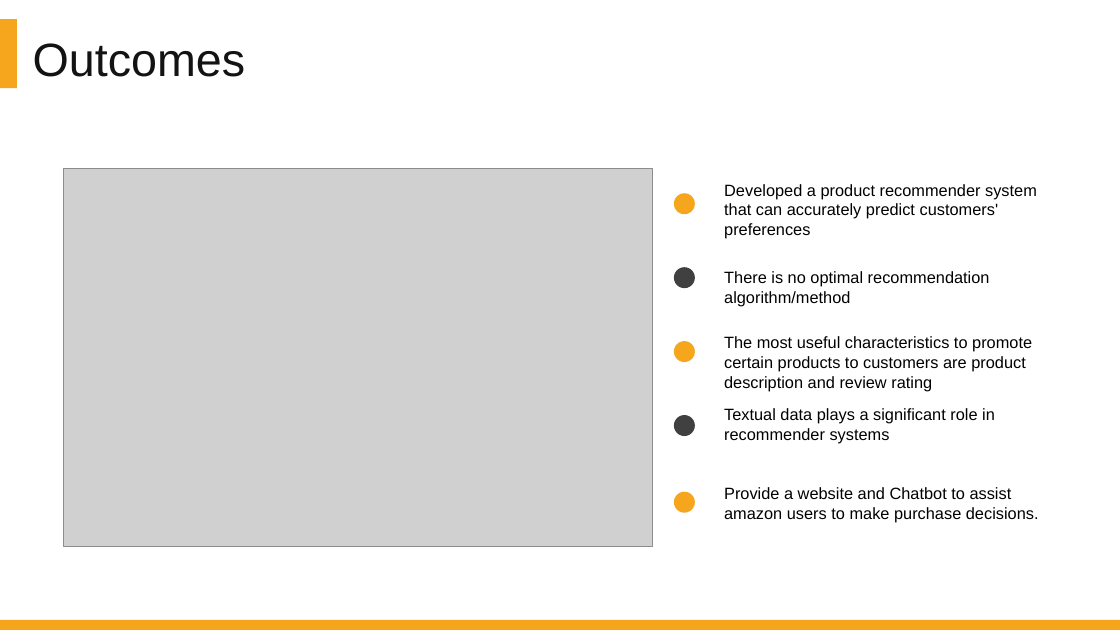
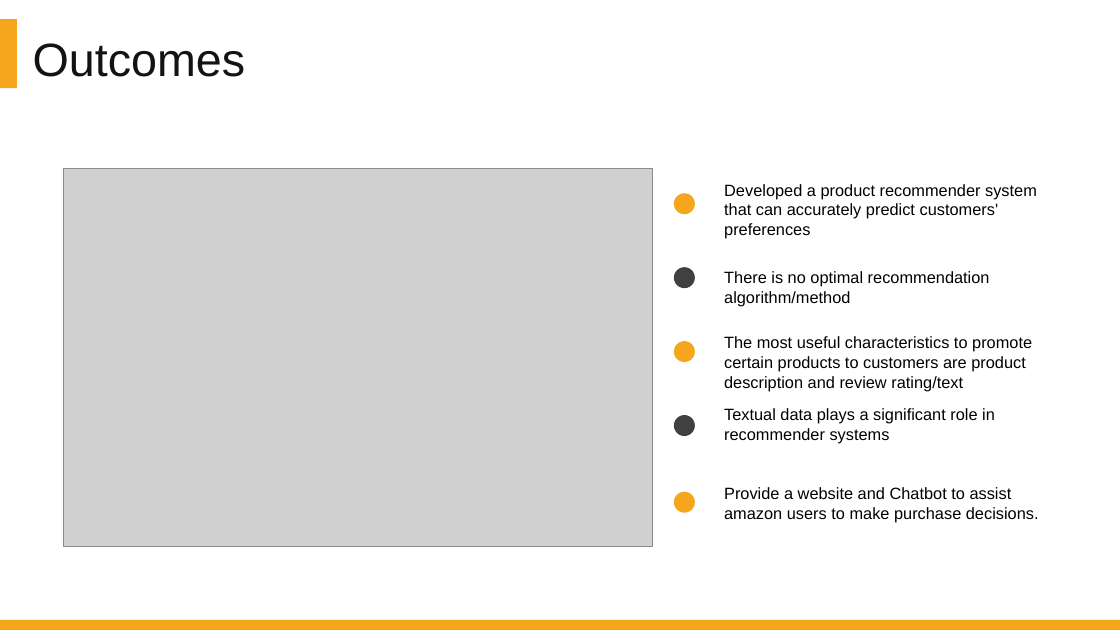
Before and after one commit to DATA-606-SPRING-2022/Jin_DATA606, a slide deck: slide 45 of presentation/Project_Presentation_Final.pptx. Drawn at 1120x630 pixels with LibreOffice and Linux fonts; fonts in the diff are those of the drawing; grey boxes stand for pictures. Boxes give left, top, right and bottom in pixels: in the first picture for what was removed or moved away, otherwise in the second. Text is boxed around its words. In the diff, an @@ line names an element or a change of style, - is before the commit and + after.

Commit message:
slides update

```diff
--- a/presentation/Project_Presentation_Final.pptx
+++ b/presentation/Project_Presentation_Final.pptx
@@ text at (724, 336, 1032, 391): text changed @@
-The most useful characteristics to promote certain products to customers are product description and review rating
+The most useful characteristics to promote certain products to customers are product description and review rating/text
```
Also in this commit, not shown: 1 other slide changed, 1 other file.
